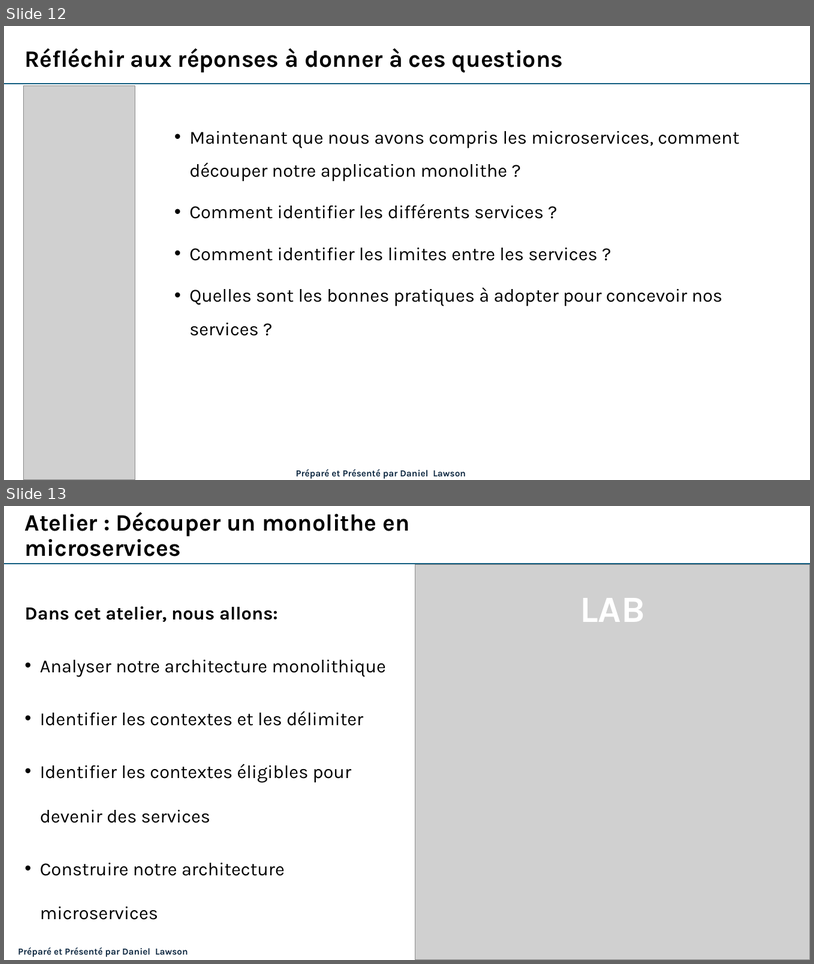
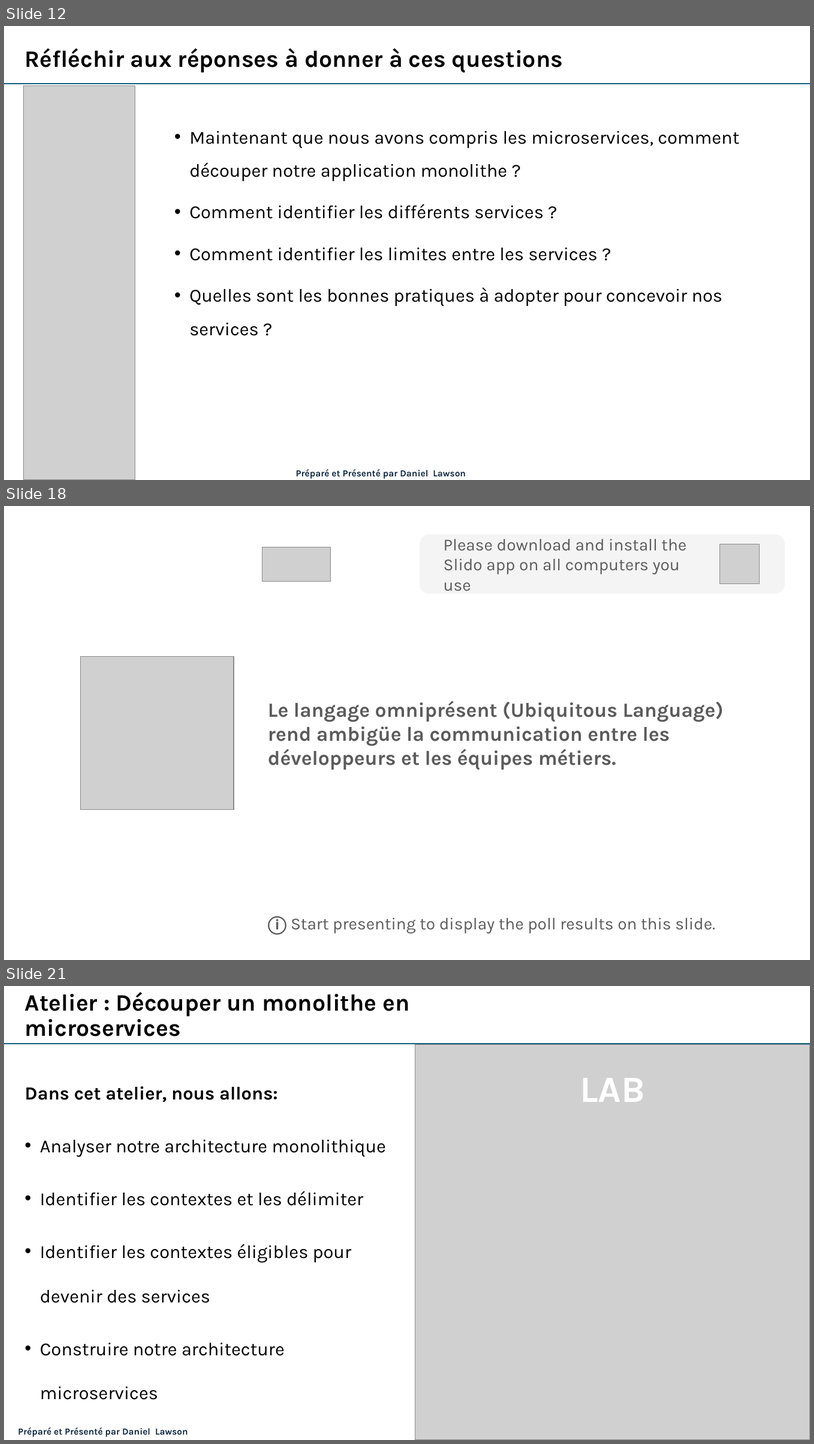
Before and after one commit to danylaws/microservices-course-efrei, a slide deck: Mod-2_Conception-des-microservices/Mod-2_Conception-des-microservices.pptx. Shown one above the other, each under a label of ours: slides 12 and 13 before the commit, slides 12, 18 and 21 after it; the slides between them are not shown. The pictures are 814x964 and 814x1444 pixels, drawn with LibreOffice and Linux fonts; fonts in the diff are those of the drawing; grey boxes stand for pictures. Boxes give left, top, right and bottom in pixels: in the first picture for what was removed or moved away, otherwise in the second. Text is boxed around its words. In the diff, an @@ line names an element or a change of style, - is before the commit and + after.

```diff
--- a/Mod-2_Conception-des-microservices/Mod-2_Conception-des-microservices.pptx
+++ b/Mod-2_Conception-des-microservices/Mod-2_Conception-des-microservices.pptx
@@ slide 18 added at [4,506,810,960], background #FFFFFF @@
@@ rounded rectangle added at [420,534,786,593], fill #F4F4F4, 20 pt, text #5B5B5B @@
+Please download and install the Slido app on all computers you use
@@ picture added at [263,547,330,582] @@
@@ picture added at [720,544,759,583] @@
@@ picture added at [81,656,234,809] @@
@@ rectangle added at [263,676,746,790], outline #FFFFFF 1.5 pt, 24 pt, text #5B5B5B, bold @@
+Le langage omniprésent (Ubiquitous Language) rend ambigüe la communication entre les développeurs et les équipes métiers.
@@ text added at [268,916,716,934], 20 pt, text #5B5B5B @@
+ⓘ Start presenting to display the poll results on this slide.
@@ what was slide 13 is now slide 21 @@
```
Also in this commit, not shown: 7 other slides added, 1 slide removed, 1 other file.
